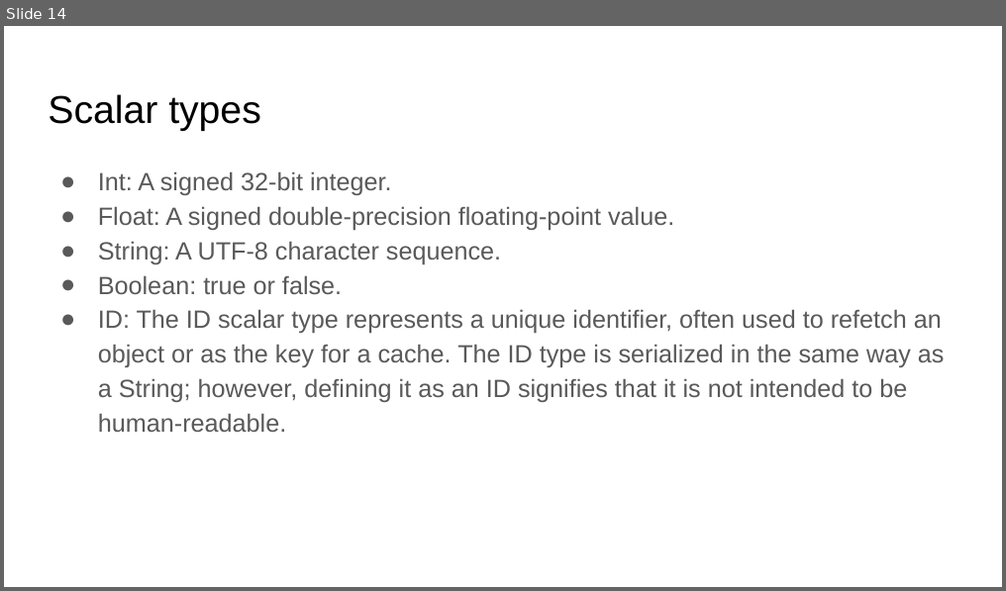
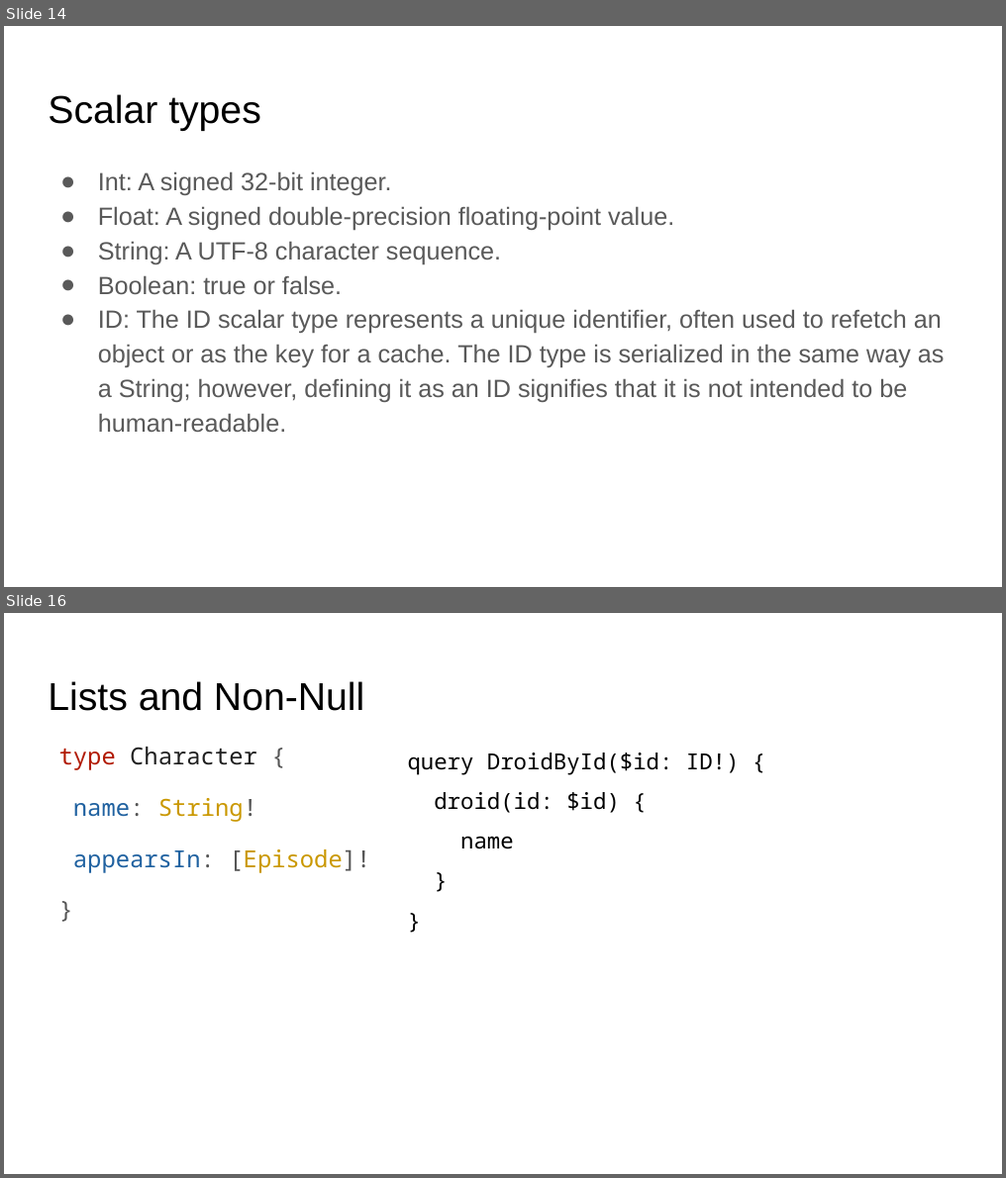
Before and after one commit to Romander/GraphQL-.NET-Presentation, a slide deck: GraphQL ❤️ .NET.pptx. Shown one above the other, each under a label of ours: slide 14 before the commit, slides 14 and 16 after it; the slides between them are not shown. The pictures are 1006x591 and 1006x1178 pixels, drawn with LibreOffice and Linux fonts; fonts in the diff are those of the drawing. Boxes give left, top, right and bottom in pixels: in the first picture for what was removed or moved away, otherwise in the second. Text is boxed around its words. In the diff, an @@ line names an element or a change of style, - is before the commit and + after.

```diff
--- a/GraphQL ❤️ .NET.pptx
+++ b/GraphQL ❤️ .NET.pptx
@@ slide 16 added at box(4, 613, 1002, 1174), background #FFFFFF @@
@@ title added at box(48, 681, 364, 711), 28 pt, text #000000 @@
+Lists and Non-Null
@@ text added at box(59, 747, 370, 873), 17 pt, text #1F61A0 @@
+type Character {
+name: String!
+appearsIn: [Episode]!
+}
@@ text added at box(408, 753, 740, 850), 16 pt, text #000000 @@
+query DroidById($id: ID!) {
+droid(id: $id) {
+name
+}
+}
```
Also in this commit, not shown: 6 other slides added.
